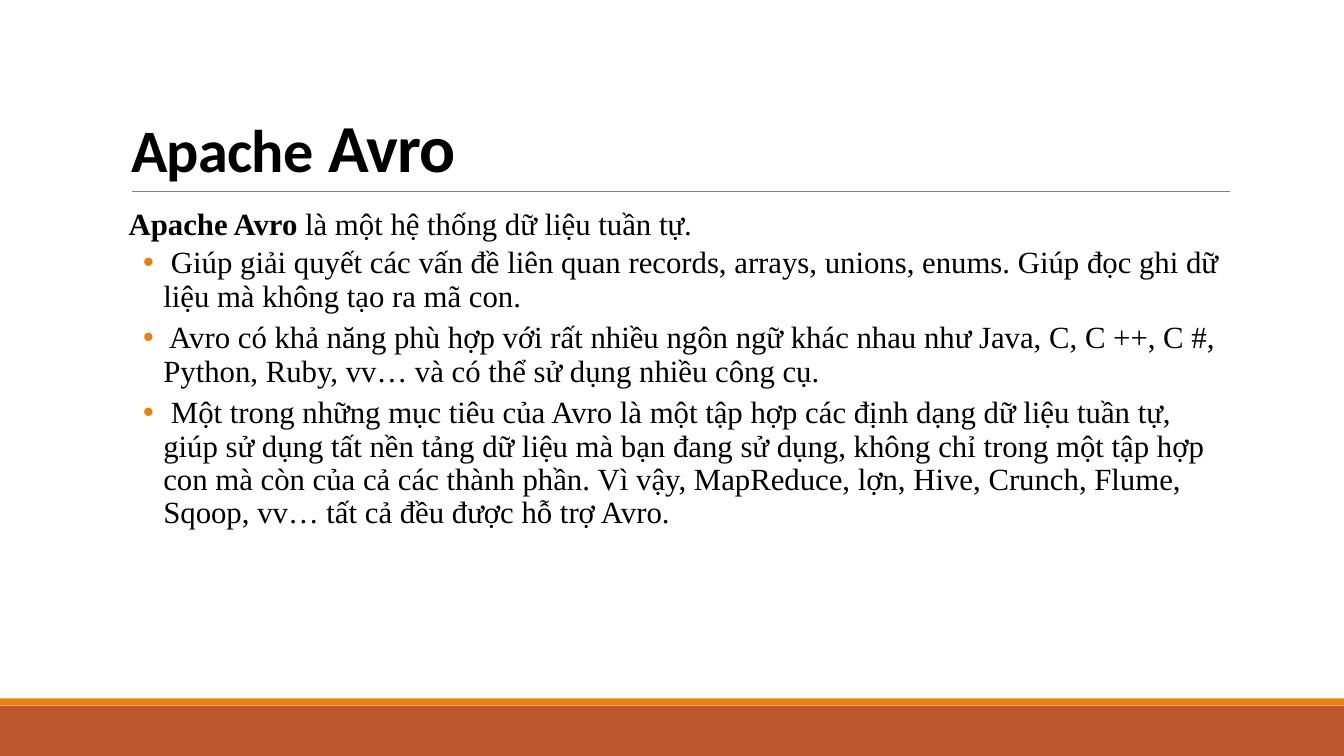
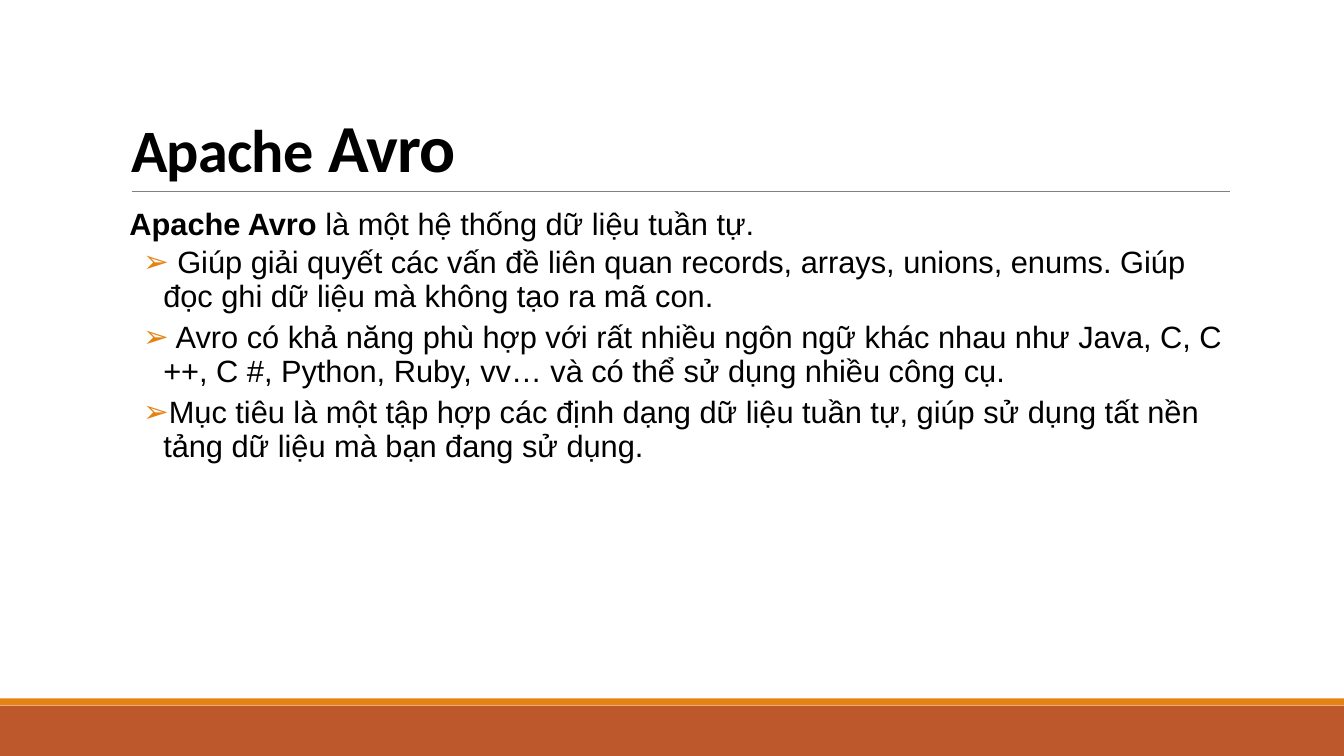
Before and after one commit to sonnv56/Mon-CVDHD-2014, a slide deck: slide 3 of Ngo_Van_Hieu/Xây dựng ứng dụng Với Hadoop.pptx. Drawn at 1344x756 pixels with LibreOffice and Linux fonts; fonts in the diff are those of the drawing. Boxes give left, top, right and bottom in pixels: in the first picture for what was removed or moved away, otherwise in the second. Text is boxed around its words. In the diff, an @@ line names an element or a change of style, - is before the commit and + after.

```diff
--- a/Ngo_Van_Hieu/Xây dựng ứng dụng Với Hadoop.pptx
+++ b/Ngo_Van_Hieu/Xây dựng ứng dụng Với Hadoop.pptx
@@ text at box(129, 211, 1221, 387): font Times New Roman to Arial in "Apache Avro là một hệ thống dữ ...", "Giúp giải quyết các vấn đề liên ...", "Avro có khả năng phù hợp với ..."; bullet • to ➢ @@
@@ text at box(163, 399, 1198, 462): text changed; font Times New Roman to Arial @@
-  • Một trong những mục tiêu của Avro là một tập hợp các định dạng dữ liệu tuần tự, giúp sử dụng tất nền tảng dữ liệu mà bạn đang sử dụng, không chỉ trong một tập hợp con mà còn của cả các thành phần. Vì vậy, MapReduce, lợn, Hive, Crunch, Flume, Sqoop, vv… tất cả đều được hỗ trợ Avro.
+  ➢ Mục tiêu là một tập hợp các định dạng dữ liệu tuần tự, giúp sử dụng tất nền tảng dữ liệu mà bạn đang sử dụng.
```
Also in this commit, not shown: 6 other slides changed, 1 other file.
